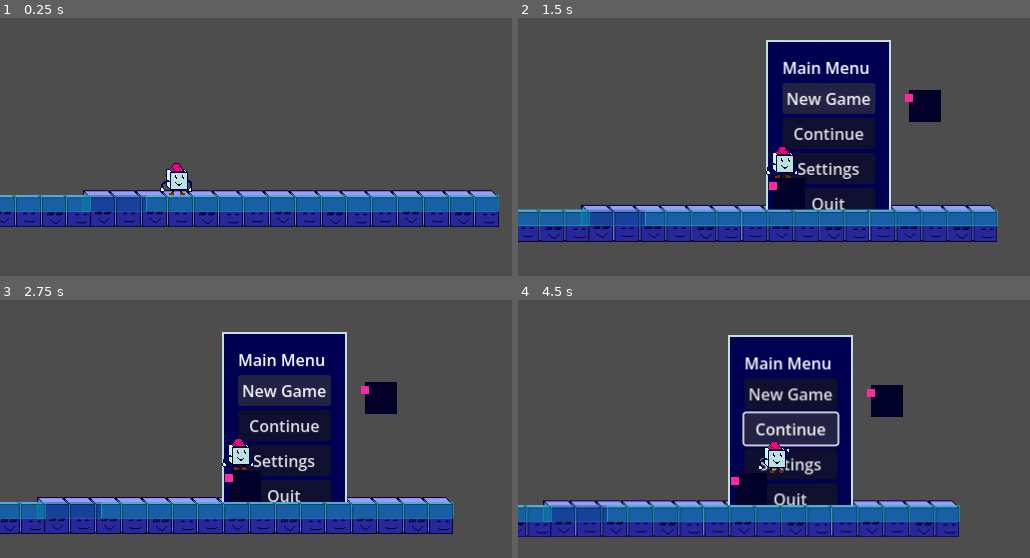
Above: before the commit, frames 1-4 (two rows, left to right).
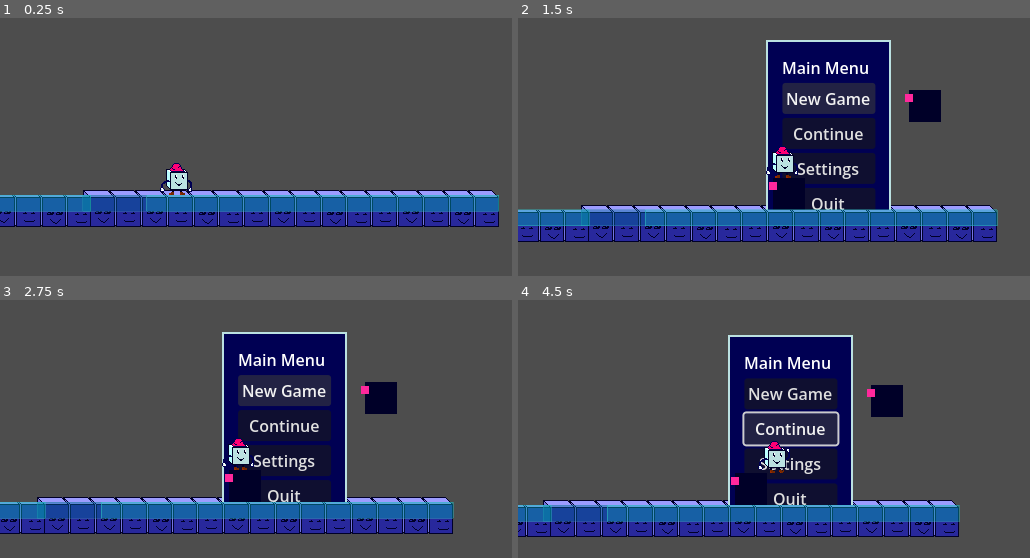
Above: after the commit, the same moments.

Repository: Doomn00b/Kewb
Game: Godot game, scene res://scenes/main.tscn
Two runs of this game, one before a commit and one after it. Both use one fixed random seed, a clock stepped at 60 frames per second and the inputs below. The engine's default icon, where the game draws it, is replaced by a stand-in: a white triangle on a blue panel in a dark square.
Inputs:
- Up to frame 1 (0.25 s): no input
- Up to frame 2 (1.5 s): tap Enter (ui_accept) at 0.5 s; hold Right (move_forward) 0.53-1.25 s; tap Z (attack) at 0.6 s; tap Space (jump) at 0.77 s; click "New Game" at 1.25 s
- Up to frame 3 (2.75 s): click "New Game" at 2 s
- Up to frame 4 (4.5 s): click "Continue" at 2.75 s; click "Continue" at 3.5 s; hold Right (move_forward) from 4.28 s (still down); tap Z (attack) at 4.35 s

The runs differ from the first frame. In frame 1, 1.8% of the frame differs, in the area x 0-98%, y 67-82%; in frame 2, 3.1%; in frame 3, 0.1%; in frame 4, 5.0%, in the area x 0-87%, y 22-92%.
Error after the commit: Invalid call. Nonexistent function 'instance' in base 'PackedScene'. (res://characters/Player/player.gd:96)

Commit message:
Created the player-Damage-group, and started trying to make the fist instantiate.

Diff:
--- a/characters/Enemies/enemy.gd
+++ b/characters/Enemies/enemy.gd
@@ -1,12 +1,12 @@
 #TODO: Make enemy move slowly idly. Make enemy flip direction.
-
+	# Restore ability to get hurt
 
 class_name Enemy
 extends CharacterBody2D
 
 @export var Nmyspeed: int = 200 #We make a new variable: Enemy Speed, which is an Int with 200 as standard value.
 @export var NmyDmgArea: Area2D #We will store our NmyDmgArea here. (it's an Area2D)
-@export var NmyHurtArea: Area2D
+@export var NmyHurtArea: Area2D #This
 
 static var enemies_spawned : int = 0 #This variable determines how many enemies have spawned.
 
@@ -63,8 +63,8 @@
 		#var nmy_ray_query : Vector2 = atk_raycast.get_collision_point()
 		before_1st_atk.start() #...we start a timer to delay the 1st attack.
 		await before_1st_atk.timeout #...which delays the below attack-code.
-
-		if self.is_on_floor(): #and nmy_ray_query >= Vector2(0,0): #Enemy has to be touching ground and a collision-point.
+		#If the enemy is touching the floor and we're not in Game Over, then...
+		if self.is_on_floor() and GameManager.instance.is_game_over == false :
 			var direction = (playerChr.position - self.position).normalized()
 			velocity.x = direction.x * Nmyspeed
 			print("Detected player at:")#,nmy_ray_result.position)
@@ -93,7 +93,7 @@
 		if node.get_collision_mask_value(3): #If the body that entered the Area is in the Player-group...
 			targets.append(node) #...then put it in the list of targets.
 			player_chase = true #And make it clear we're chasing the player.
-			print_debug("Chasing target on mask #3")
+			#print_debug("Chasing target on mask #3")
 
 func _on_notdetect(node : RayCast2D) -> void:
 	if atk_raycast.is_colliding() == null:
@@ -119,16 +119,18 @@
 		return
 
 func _on_pfist_ent_hurt(node : Node2D) -> void:
-	if node.is_in_group("playerGroup"):
-		pass #Write way TO hurt player.
+	if node.is_in_group("playerDmgGroup"):
+		_nmy_gethurt()
+		print_debug("Enemy got hurt!")#
 
 func _on_pfist_exi_hurt(node : Node2D) -> void:
-	if node.is_in_group("playerGroup"):
-		pass #Write way to stop hurting player
+	if node.is_in_group("playerDmgGroup"):
+		pass #Write way to stop getting hurt by player.
 
 #This is only supposed to run when the player is in range of hurting us.
 func _nmy_gethurt():
 	if Input.is_action_just_pressed("attack"): #If the player attacks...
+		#AND it's the player-damage zone that hits us...
 		health -= 5 #Enemy's health decreases by 5, per punch that connects.
 		print("Got punched by the Player!")
 		if health <= 0: #If the enemy is out of health, he dies.
--- a/characters/Enemies/enemy_cube.tscn
+++ b/characters/Enemies/enemy_cube.tscn
@@ -39,7 +39,7 @@
 
 [node name="NmyDmgArea" type="Area2D" parent="FlipNmy" unique_id=389465481 groups=["enemyDmgGroup"]]
 
-[node name="NmyDmgZone" type="CollisionShape2D" parent="FlipNmy/NmyDmgArea" unique_id=485172445 groups=["enemyGroup"]]
+[node name="NmyDmgZone" type="CollisionShape2D" parent="FlipNmy/NmyDmgArea" unique_id=485172445 groups=["enemyDmgGroup"]]
 position = Vector2(-14, 0)
 shape = SubResource("RectangleShape2D_e7fn0")
 debug_color = Color(0.90518546, 0.17105508, 0.6280246, 0.41960785)
--- a/characters/Player/fist.tscn
+++ b/characters/Player/fist.tscn
@@ -1,16 +1,17 @@
-[gd_scene load_steps=4 format=3 uid="uid://58a8niagh30m"]
+[gd_scene format=3 uid="uid://58a8niagh30m"]
 
 [ext_resource type="Script" uid="uid://bcliilpxl0vs3" path="res://characters/Player/Fist.gd" id="1_1mvdj"]
 [ext_resource type="Texture2D" uid="uid://cnw8e2jeoxe6p" path="res://characters/Player/kewb_fist.png" id="1_xnp1h"]
 
 [sub_resource type="RectangleShape2D" id="RectangleShape2D_xnp1h"]
-size = Vector2(8, 6)
+size = Vector2(9, 6)
 
-[node name="Area2D" type="Area2D"]
+[node name="Area2D" type="Area2D" unique_id=319108046 groups=["playerDmgGroup"]]
 script = ExtResource("1_1mvdj")
 
-[node name="Sprite2D" type="Sprite2D" parent="."]
+[node name="Sprite2D" type="Sprite2D" parent="." unique_id=1180202436]
 texture = ExtResource("1_xnp1h")
 
-[node name="CollisionShape2D" type="CollisionShape2D" parent="."]
+[node name="FistDMGzone" type="CollisionShape2D" parent="." unique_id=169405028 groups=["playerDmgGroup"]]
+position = Vector2(0.5, 0)
 shape = SubResource("RectangleShape2D_xnp1h")
--- a/characters/Player/player.gd
+++ b/characters/Player/player.gd
@@ -60,9 +60,12 @@
 #@onready var anim : AnimationPlayer = %AnimationPlayer
 
 var anim : AnimationPlayer
+var fist_time : Timer
 
 func _ready() -> void:
 	anim = %AnimationPlayer
+	fist_time = $FistTime #We get the timer that decides how long our fist is visible
+	#Wait... do I need to connect this to an animation-state as well?? YES! >:(
 	#We set the direction the player is facing, at the start of the game (to be right).
 	current_direction = -1
 
@@ -77,15 +80,25 @@
 	else:
 		current_move_state = MovementState.IDLE
 
-	 #We run the flip-sprite function if we're moving.
-	_flip()
+	_flip() #We run the flip-sprite function if we're moving.
+	_player_attack() #If we press attack we run the player attack function.
+
 	#If we're holding charge while walking, and moving, then...
 	if Input.is_action_pressed("charge") and move_dir.x:
 		print_debug("player is holding charge")
 		current_move_state = MovementState.RUNNING #...we start running.
 
+func _player_attack():
 	# pseudocode - Player presses punch -> do punching-fist. (animation? Spawn arm?)
-	if Input.is_action_just_pressed("attack"): #If the player presses the shoot-action, then...
+	if Input.is_action_just_pressed("attack"): #If the player presses the attack-action, then...
+		#And the fist-timer has run out...
+		fist_tscn.instantiate() #Instantiate the fist.
+		var fist = fist_tscn.instance()
+		self.add_child(fist)
+		fist_time.start()
+		await fist_time
+
+
 		print_debug("Player attacked!")
 		if Input.is_action_pressed("charge") and Input.is_action_just_pressed("attack"):
 			#Replace with power-punch!
--- a/characters/Player/player.tscn
+++ b/characters/Player/player.tscn
@@ -2,6 +2,7 @@
 
 [ext_resource type="Script" uid="uid://cuud1isgaumx" path="res://characters/Player/Player.gd" id="1_vb825"]
 [ext_resource type="Texture2D" uid="uid://gwdoe46w1uw0" path="res://characters/Player/kewb_godot-Sheet.png" id="2_8gp0o"]
+[ext_resource type="PackedScene" uid="uid://58a8niagh30m" path="res://characters/Player/fist.tscn" id="2_j7dd2"]
 
 [sub_resource type="RectangleShape2D" id="RectangleShape2D_8gp0o"]
 size = Vector2(32, 32)
@@ -136,13 +137,14 @@
 y_sort_enabled = true
 collision_layer = 5
 script = ExtResource("1_vb825")
+fist_tscn = ExtResource("2_j7dd2")
 metadata/_edit_group_ = true
 
-[node name="Detection" type="Area2D" parent="." unique_id=263225864]
+[node name="PlayerHurtArea" type="Area2D" parent="." unique_id=263225864 groups=["playerGroup"]]
 collision_layer = 5
 collision_mask = 5
 
-[node name="DetectionCollisionShape2D" type="CollisionShape2D" parent="Detection" unique_id=331019338]
+[node name="PlayerHurtZone" type="CollisionShape2D" parent="PlayerHurtArea" unique_id=331019338 groups=["playerGroup"]]
 shape = SubResource("RectangleShape2D_8gp0o")
 
 [node name="CollisionShape2D" type="CollisionShape2D" parent="." unique_id=64264918]
@@ -174,4 +176,8 @@
 [node name="CamAnimationPlayer" type="AnimationPlayer" parent="." unique_id=998103261]
 libraries/ = SubResource("AnimationLibrary_5nx12")
 
-[connection signal="area_entered" from="Detection" to="." method="_on_detection_area_entered"]
+[node name="FistTime" type="Timer" parent="." unique_id=526654313]
+wait_time = 0.5
+one_shot = true
+
+[connection signal="area_entered" from="PlayerHurtArea" to="." method="_on_detection_area_entered"]
--- a/project.godot
+++ b/project.godot
@@ -32,6 +32,7 @@
 playerGroup=""
 enemyGroup="Group for all the enemies."
 enemyDmgGroup=""
+playerDmgGroup=""
 
 [input]
 
@@ -82,4 +83,5 @@
 
 [rendering]
 
+textures/canvas_textures/default_texture_filter=3
 renderer/rendering_method="mobile"
